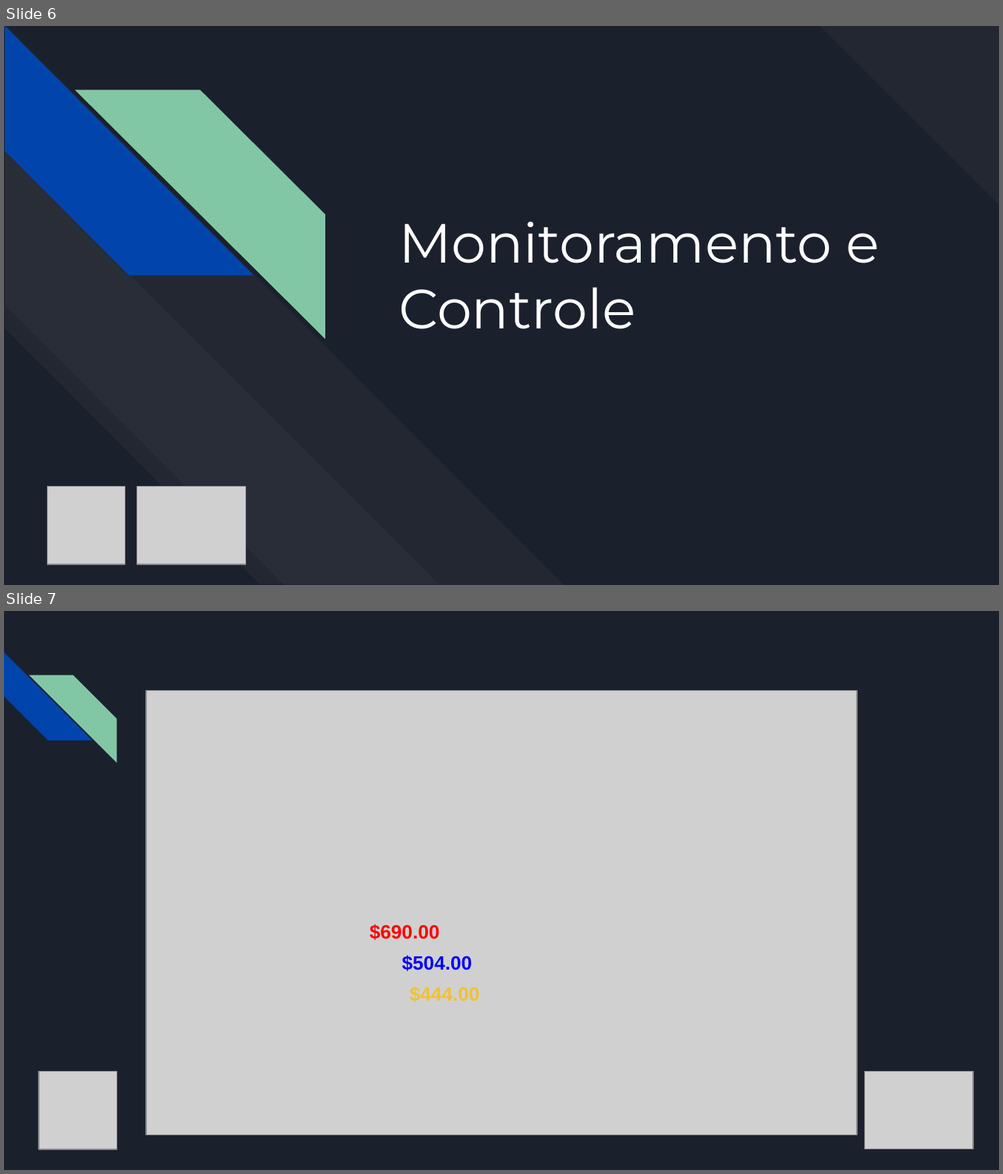
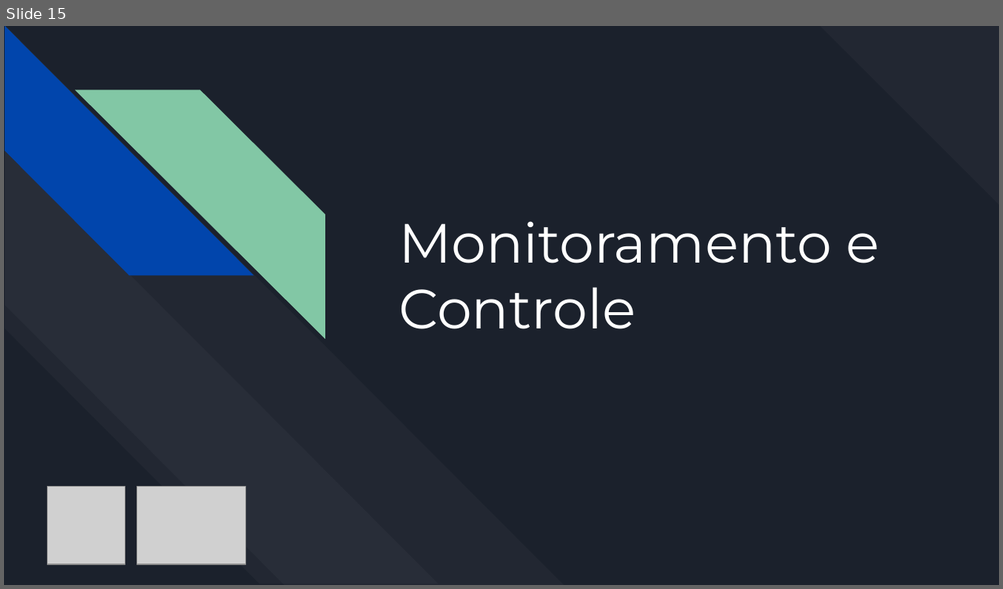
Before and after one commit to junglejf/Damas, a slide deck: ES 2 Python Files/Apresentação 2.pptx. Shown one above the other, each under a label of ours: slides 6 and 7 before the commit, slide 15 after it. The pictures are 1003x1174 and 1003x589 pixels, drawn with LibreOffice and Linux fonts; fonts in the diff are those of the drawing; grey boxes stand for pictures. Boxes give left, top, right and bottom in pixels: in the first picture for what was removed or moved away, otherwise in the second. Text is boxed around its words. In the diff, an @@ line names an element or a change of style, - is before the commit and + after.

```diff
--- a/ES 2 Python Files/Apresentação 2.pptx
+++ b/ES 2 Python Files/Apresentação 2.pptx
@@ slide 7 removed at [4,611,999,1170], background #1B212C @@
@@ diag stripe removed at [4,652,91,741] @@
@@ diag stripe removed at [29,675,116,762] @@
@@ picture removed at [146,691,857,1135] @@
@@ text removed at [370,924,440,940] @@
-$690.00
@@ text removed at [402,955,472,971] @@
-$504.00
@@ text removed at [410,986,480,1002] @@
-$444.00
@@ picture removed at [39,1071,116,1149] @@
@@ picture removed at [865,1071,973,1149] @@
@@ what was slide 6 is now slide 15 @@
```
Also in this commit, not shown: 4 slides changed, 16 slides added, 6 other slides removed.
